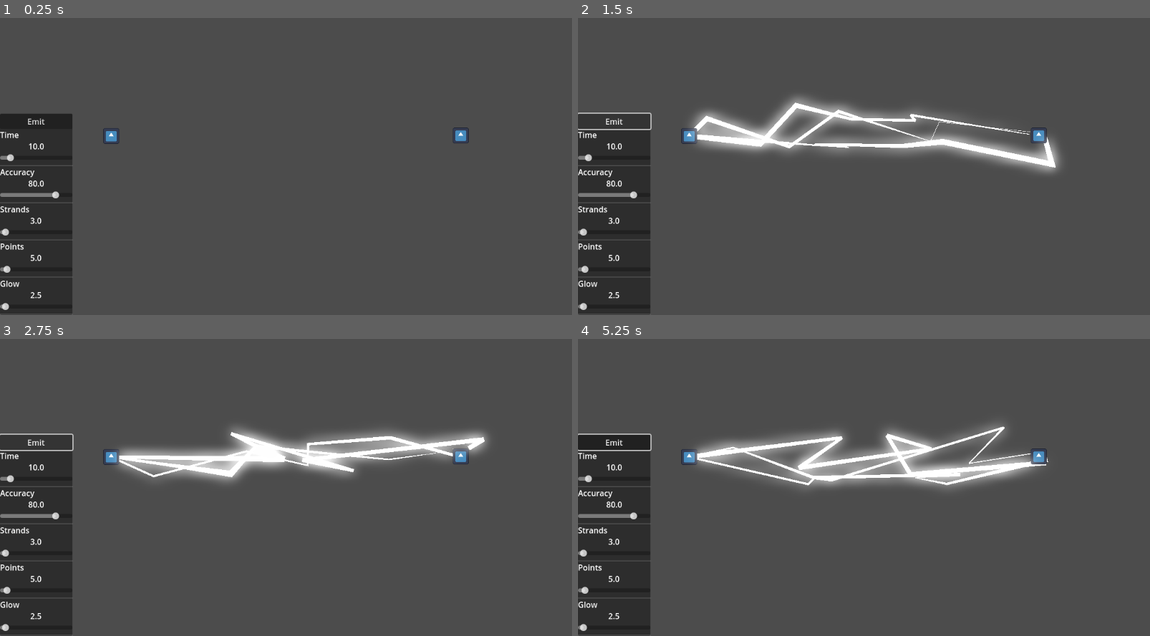
Above: before the commit, frames 1-4 (two rows, left to right).
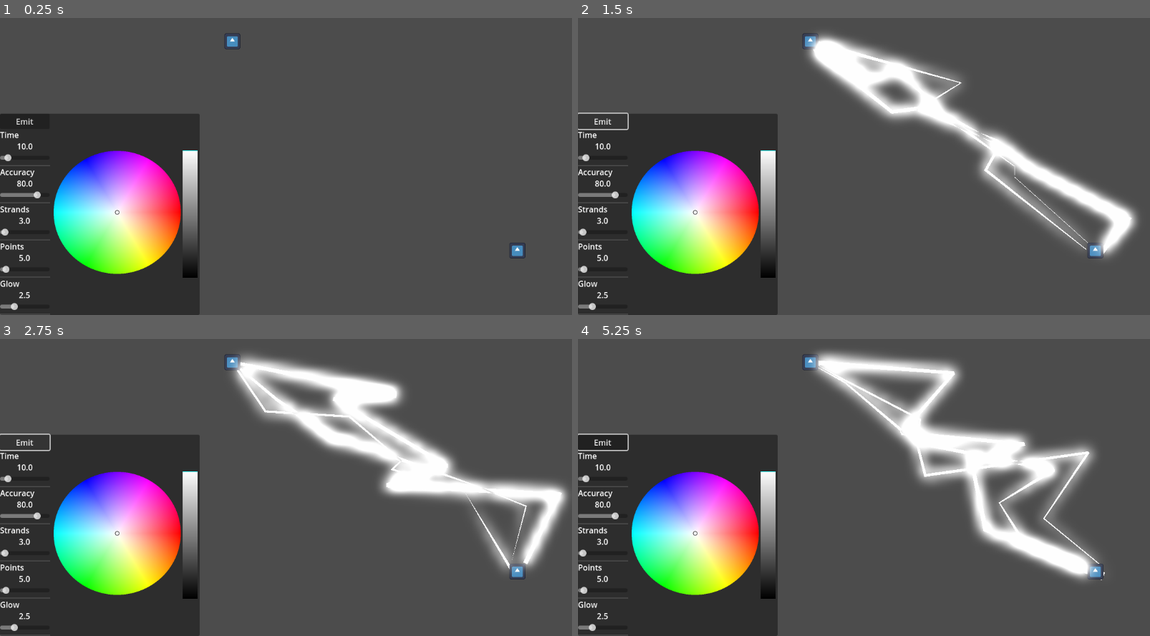
Above: after the commit, the same moments.

Repository: Coltari/line2d-lightning
Game: Godot game, scene res://node_2d.tscn
The game is run twice, just before and just after one commit, with the same random seed, the same clock (stepped at 60 frames per second) and the same inputs. The engine's default icon, where the game draws it, is replaced by a stand-in: a white triangle on a blue panel in a dark square.
Inputs (mouse positions are in pixels of both pictures, inside the frame that each line leads up to):
- Up to frame 1 (0.25 s): no input
- Up to frame 2 (1.5 s): click "Emit" at 0.5 s; click "Emit" at 1.25 s
- Up to frame 3 (2.75 s): click "Emit" at 2 s
- Up to frame 4 (5.25 s): move the mouse to (686, 457) at 2.77 s; click (686, 457) at 2.92 s; move the mouse to (1041, 457) at 3.52 s; click (1041, 457) at 3.67 s; move the mouse to (921, 404) at 4.27 s; click (921, 404) at 4.42 s; move the mouse to (835, 540) at 5.02 s; click (835, 540) at 5.17 s

The runs differ from the first frame. In frame 1, 16% of the frame differs, in the area x 0-92%, y 5-100%; in frame 2, 30%; in frame 3, 32%; in frame 4, 32%, in the area x 0-93%, y 4-100%.

Commit message:
Lightning Colour pickable

Diff:
--- a/lightning.gd
+++ b/lightning.gd
@@ -22,6 +22,7 @@
 @onready var strands_slider: AttributeSlider = %StrandsAttributeSlider
 @onready var points_slider: AttributeSlider = %PointsAttributeSlider
 @onready var glow: AttributeSlider = %GlowAttributeSlider
+@onready var color_picker: ColorPicker = %ColorPicker
 
 @onready var source: Sprite2D = $Source
 @onready var s_area_2d: Area2D = $Source/Area2D
@@ -30,6 +31,7 @@
 
 var sourcepicked : bool = false
 var targetpicked : bool = false
+var lightningcolour : Color
 
 # Called when the node enters the scene tree for the first time.
 func _ready() -> void:
@@ -40,12 +42,15 @@
 	accuracy_slider.value = accuracy
 	strands_slider.value = strands
 	points_slider.value = points
+	glow.minimum = 0.0
+	glow.maximum = 10.0
 	glow.value_changed.connect(glow_changed)
 	button.button_down.connect(_on_button_button_down)
 	time_slider.value_changed.connect(value_changed.bind("time"))
 	accuracy_slider.value_changed.connect(value_changed.bind("accuracy"))
 	strands_slider.value_changed.connect(value_changed.bind("strands"))
 	points_slider.value_changed.connect(value_changed.bind("points"))
+	color_picker.connect("color_changed",colour_changed)
 	timer.timeout.connect(stopemitting)
 	timer.wait_time = time
 	lines.position = source.position
@@ -60,7 +65,7 @@
 			var l = Line2D.new()
 			lines.add_child(l)
 			##add raw colour above HDR threshold so it glows
-			l.default_color = Color(glow_intensity,glow_intensity,glow_intensity,1.0)
+			l.default_color = lightningcolour + Color(glow_intensity,glow_intensity,glow_intensity,1.0)
 			##create a curve for adjusting the line thickness between points
 			var c = Curve.new()
 			##start at the beginning...
@@ -138,3 +143,6 @@
 		targetpicked = true
 	if event is InputEventMouseButton and not event.pressed:
 		targetpicked = false
+
+func colour_changed(colour : Color) -> void:
+	lightningcolour = colour
--- a/node_2d.tscn
+++ b/node_2d.tscn
@@ -24,7 +24,7 @@
 position = Vector2(305, 327)
 
 [node name="Source" type="Sprite2D" parent="."]
-position = Vector2(224, 287)
+position = Vector2(468, 96)
 scale = Vector2(0.25, 0.25)
 texture = ExtResource("2_0e48y")
 
@@ -34,7 +34,7 @@
 shape = SubResource("CircleShape2D_epypp")
 
 [node name="Target" type="Sprite2D" parent="."]
-position = Vector2(928, 286)
+position = Vector2(1042, 518)
 scale = Vector2(0.25, 0.25)
 texture = ExtResource("2_0e48y")
 
@@ -59,43 +59,67 @@
 size_flags_horizontal = 3
 size_flags_vertical = 8
 
-[node name="VBoxContainer" type="VBoxContainer" parent="CanvasLayer/BoxContainer/PanelContainer"]
+[node name="HBoxContainer" type="HBoxContainer" parent="CanvasLayer/BoxContainer/PanelContainer"]
+layout_mode = 2
+
+[node name="VBoxContainer" type="VBoxContainer" parent="CanvasLayer/BoxContainer/PanelContainer/HBoxContainer"]
 layout_mode = 2
 size_flags_horizontal = 3
 size_flags_vertical = 10
 theme_override_constants/separation = 0
 
-[node name="Button" type="Button" parent="CanvasLayer/BoxContainer/PanelContainer/VBoxContainer"]
+[node name="Button" type="Button" parent="CanvasLayer/BoxContainer/PanelContainer/HBoxContainer/VBoxContainer"]
 unique_name_in_owner = true
 layout_mode = 2
 text = "Emit"
 
-[node name="TimeAttributeSlider" parent="CanvasLayer/BoxContainer/PanelContainer/VBoxContainer" instance=ExtResource("3_epypp")]
+[node name="TimeAttributeSlider" parent="CanvasLayer/BoxContainer/PanelContainer/HBoxContainer/VBoxContainer" instance=ExtResource("3_epypp")]
 unique_name_in_owner = true
 layout_mode = 2
 attribute = "Time"
 step = 0.1
 value = 3.0
 
-[node name="AccuracyAttributeSlider" parent="CanvasLayer/BoxContainer/PanelContainer/VBoxContainer" instance=ExtResource("3_epypp")]
+[node name="AccuracyAttributeSlider" parent="CanvasLayer/BoxContainer/PanelContainer/HBoxContainer/VBoxContainer" instance=ExtResource("3_epypp")]
 unique_name_in_owner = true
 layout_mode = 2
 attribute = "Accuracy"
 step = 0.1
 
-[node name="StrandsAttributeSlider" parent="CanvasLayer/BoxContainer/PanelContainer/VBoxContainer" instance=ExtResource("3_epypp")]
+[node name="StrandsAttributeSlider" parent="CanvasLayer/BoxContainer/PanelContainer/HBoxContainer/VBoxContainer" instance=ExtResource("3_epypp")]
 unique_name_in_owner = true
 layout_mode = 2
 attribute = "Strands"
 
-[node name="PointsAttributeSlider" parent="CanvasLayer/BoxContainer/PanelContainer/VBoxContainer" instance=ExtResource("3_epypp")]
+[node name="PointsAttributeSlider" parent="CanvasLayer/BoxContainer/PanelContainer/HBoxContainer/VBoxContainer" instance=ExtResource("3_epypp")]
 unique_name_in_owner = true
 layout_mode = 2
 attribute = "Points"
 
-[node name="GlowAttributeSlider" parent="CanvasLayer/BoxContainer/PanelContainer/VBoxContainer" instance=ExtResource("3_epypp")]
+[node name="GlowAttributeSlider" parent="CanvasLayer/BoxContainer/PanelContainer/HBoxContainer/VBoxContainer" instance=ExtResource("3_epypp")]
 unique_name_in_owner = true
 layout_mode = 2
 attribute = "Glow"
 step = 0.1
 value = 2.5
+
+[node name="VBoxContainer2" type="VBoxContainer" parent="CanvasLayer/BoxContainer/PanelContainer/HBoxContainer"]
+layout_mode = 2
+
+[node name="MarginContainer" type="MarginContainer" parent="CanvasLayer/BoxContainer/PanelContainer/HBoxContainer/VBoxContainer2"]
+layout_mode = 2
+size_flags_vertical = 3
+
+[node name="ColorPicker" type="ColorPicker" parent="CanvasLayer/BoxContainer/PanelContainer/HBoxContainer/VBoxContainer2"]
+unique_name_in_owner = true
+layout_mode = 2
+picker_shape = 2
+sampler_visible = false
+color_modes_visible = false
+sliders_visible = false
+hex_visible = false
+presets_visible = false
+
+[node name="MarginContainer2" type="MarginContainer" parent="CanvasLayer/BoxContainer/PanelContainer/HBoxContainer/VBoxContainer2"]
+layout_mode = 2
+size_flags_vertical = 3
